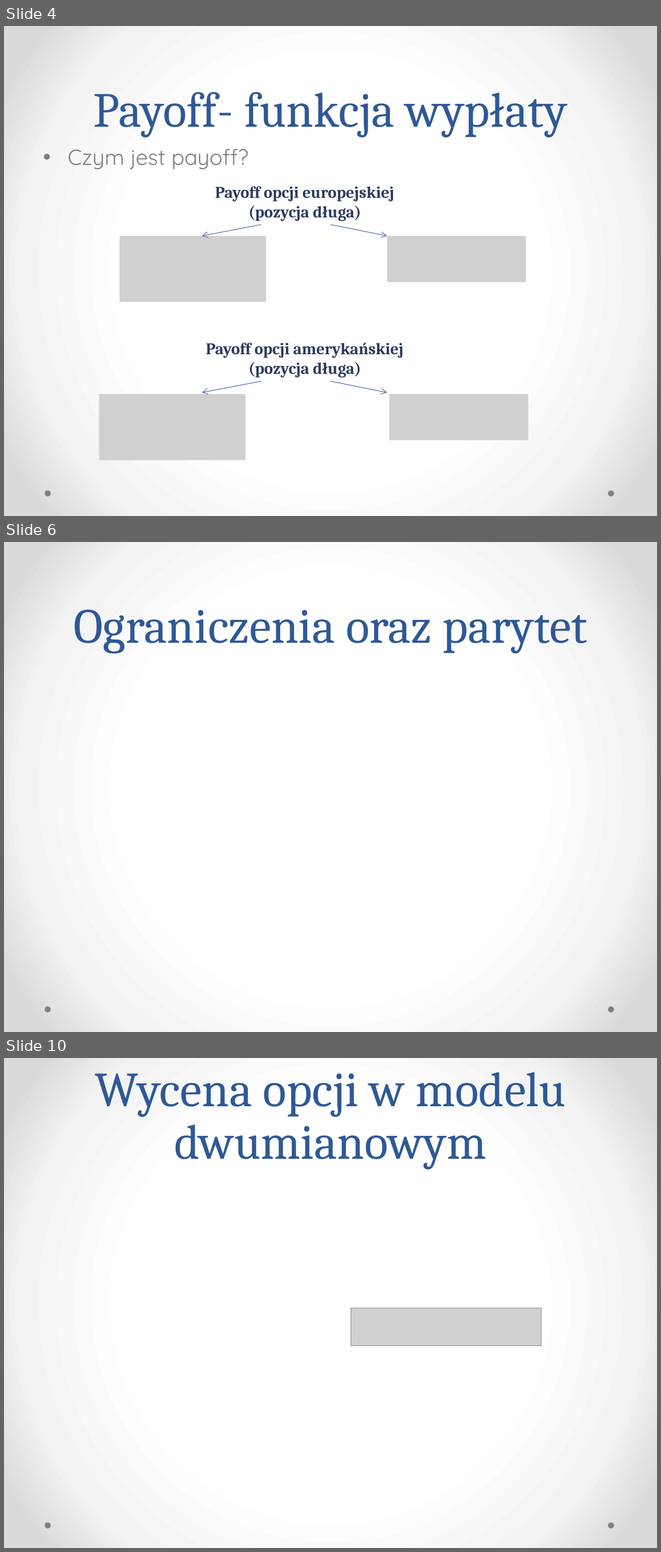
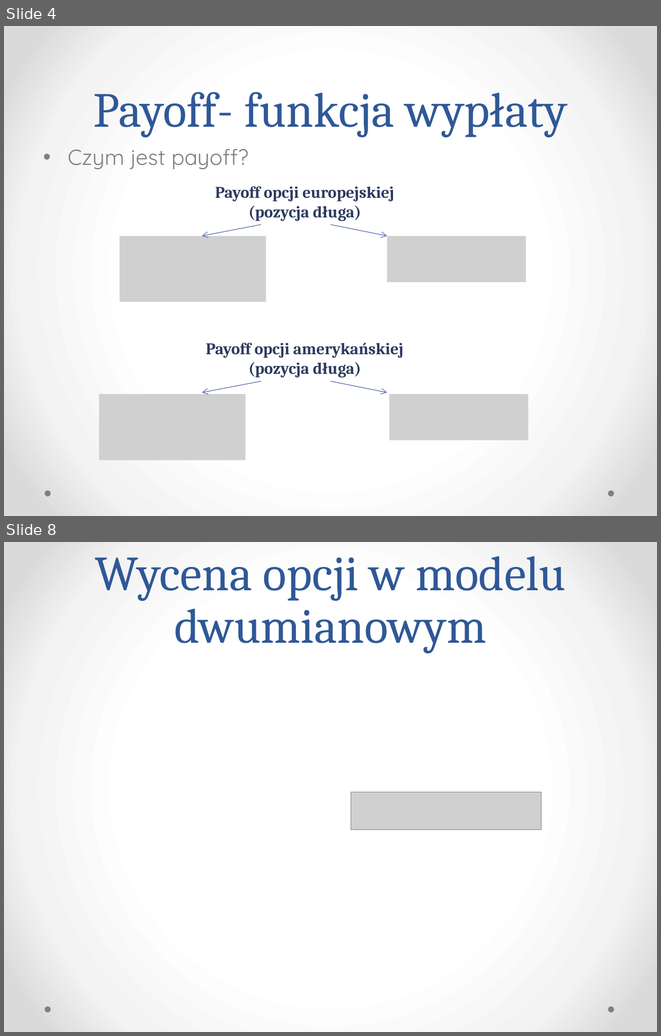
Before and after one commit to klaudia-tunska/Projekt, a slide deck: Prezentacja.pptx. Shown one above the other, each under a label of ours: slides 4, 6 and 10 before the commit, slides 4 and 8 after it; the slides between them are not shown. The pictures are 661x1552 and 661x1036 pixels, drawn with LibreOffice and Linux fonts; fonts in the diff are those of the drawing; grey boxes stand for pictures. Boxes give left, top, right and bottom in pixels: in the first picture for what was removed or moved away, otherwise in the second. Text is boxed around its words. In the diff, an @@ line names an element or a change of style, - is before the commit and + after.

```diff
--- a/Prezentacja.pptx
+++ b/Prezentacja.pptx
@@ slide 6 removed at [4, 542, 657, 1032], background gradient #FFFFFF to #F4F4F4 to #DADADA; not listed: 2 template elements that a slide beside it also shows @@
@@ title removed at [74, 609, 588, 653] @@
-Ograniczenia oraz parytet
@@ what was slide 10 is now slide 8 @@
```
Also in this commit, not shown: 5 slides changed, 1 other slide removed.
